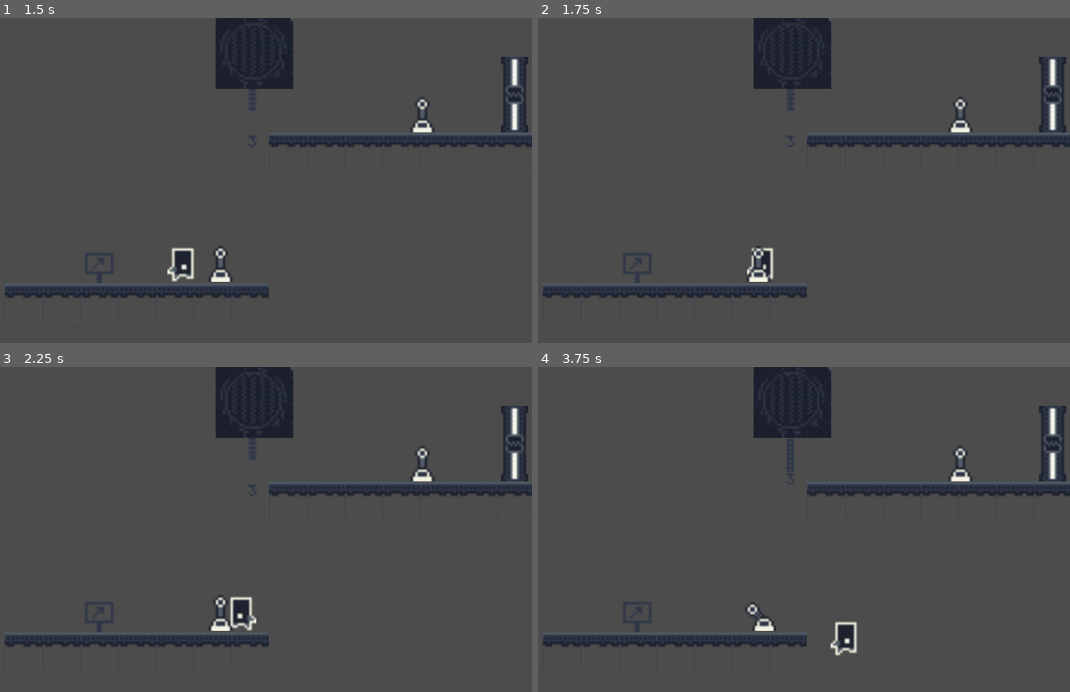
Above: before the commit, frames 1-4 (two rows, left to right).
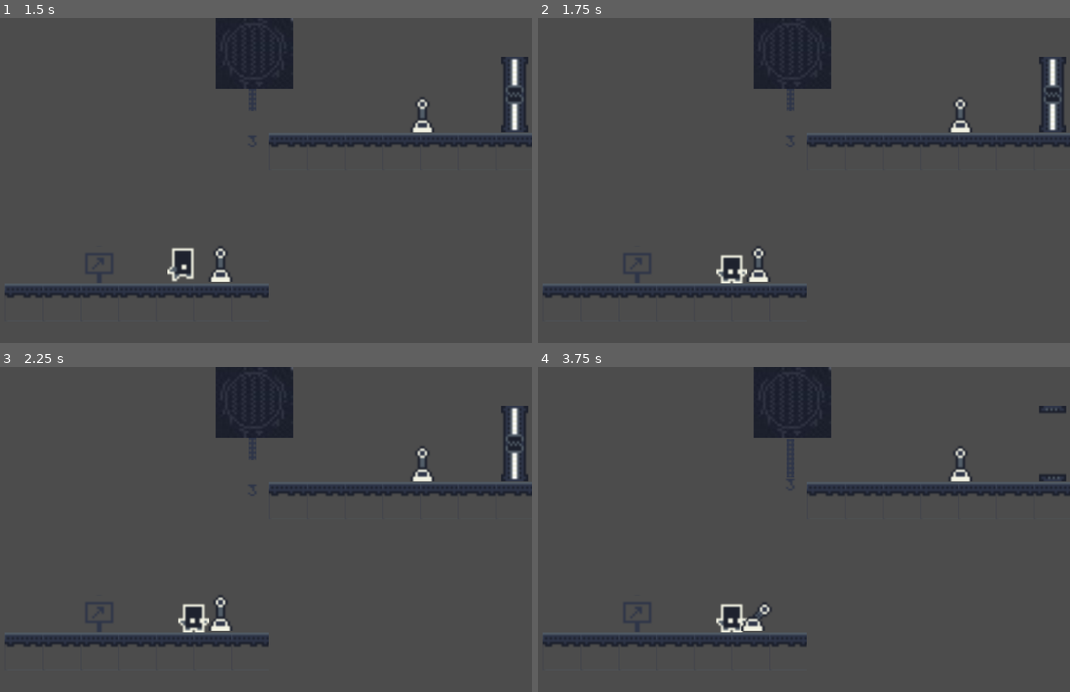
Above: after the commit, the same moments.

Repository: JuanG10/minion3
Game: Godot game, scene res://escenas/niveles/Tutorial_mecanicas_basicas.tscn
Same seed, same stepped clock (60 frames per second), same inputs: the game is played once before the commit and once after it. The project has no main scene, so this scene is started directly.
Inputs:
- Up to frame 1 (1.5 s): hold Right (ui_right) from 0.53 s (still down); tap X (bajar_cadena) at 0.6 s; tap Up (ui_up) at 0.77 s; tap Z (subir_cadena) at 0.8, 1.35 s
- Up to frame 2 (1.75 s): keep holding Right (ui_right); tap Up (ui_up) at 1.52 s; tap Tab (ui_focus_next) at 1.55 s
- Up to frame 3 (2.25 s): release Right (ui_right) at 2.03 s; hold Left (ui_left) from 2.03 s (still down); tap Tab (ui_focus_next) at 2.1 s
- Up to frame 4 (3.75 s): tap X (bajar_cadena) at 2.3, 3.6 s; release Left (ui_left) at 2.78 s; hold Right (ui_right) from 2.78 s (still down); tap V (abrir_puerta) at 2.85 s; tap Up (ui_up) at 3.02 s; tap Z (subir_cadena) at 3.05 s

Frame 1 is identical in both runs. In frame 2, 0.6% of the frame differs, in the area x 33-45%, y 70-82%; in frame 3, 0.8%; in frame 4, 1.8%, in the area x 33-99%, y 12-89%.
Error after the commit: Invalid get index '1' (on base: 'Array'). (res://scripts/main_script.gd:22)

Commit message:
enMedioDelDebug

Diff:
--- a/escenas/niveles/Tutorial clones.tscn
+++ b/escenas/niveles/Tutorial clones.tscn
@@ -1,8 +1,9 @@
-[gd_scene load_steps=13 format=2]
+[gd_scene load_steps=14 format=2]
 
 [ext_resource path="res://sprites/nuestrosSprites.png" type="Texture" id=1]
 [ext_resource path="res://escenas/objetos/Jugador.tscn" type="PackedScene" id=2]
 [ext_resource path="res://escenas/objetos/Robot.tscn" type="PackedScene" id=3]
+[ext_resource path="res://scripts/main_script.gd" type="Script" id=4]
 
 [sub_resource type="ConvexPolygonShape2D" id=1]
 points = PoolVector2Array( 0, 0, 16, 0, 16, 4.51554, 0, 4.51554 )
@@ -332,6 +333,7 @@
 18/z_index = 0
 
 [node name="Main" type="Node"]
+script = ExtResource( 4 )
 
 [node name="Camera2D" type="Camera2D" parent="."]
 position = Vector2( 153.053, -18.2025 )
--- a/escenas/niveles/Tutorial_mecanicas_basicas.tscn
+++ b/escenas/niveles/Tutorial_mecanicas_basicas.tscn
@@ -1,9 +1,10 @@
-[gd_scene load_steps=15 format=2]
+[gd_scene load_steps=16 format=2]
 
 [ext_resource path="res://sprites/nuestrosSprites.png" type="Texture" id=1]
 [ext_resource path="res://escenas/objetos/Jugador.tscn" type="PackedScene" id=2]
 [ext_resource path="res://escenas/objetos/CadenaYGancho.tscn" type="PackedScene" id=3]
 [ext_resource path="res://escenas/objetos/Puerta.tscn" type="PackedScene" id=4]
+[ext_resource path="res://scripts/main_script.gd" type="Script" id=5]
 [ext_resource path="res://escenas/objetos/Palanca.tscn" type="PackedScene" id=6]
 
 [sub_resource type="ConvexPolygonShape2D" id=1]
@@ -334,6 +335,7 @@
 18/z_index = 0
 
 [node name="Main" type="Node"]
+script = ExtResource( 5 )
 
 [node name="TileMap" type="TileMap" parent="."]
 tile_set = SubResource( 9 )
--- a/scripts/Cadena.gd
+++ b/scripts/Cadena.gd
@@ -19,13 +19,13 @@
 		subirBajar()
 		velocidad += 10
 		bajar_cadena -= 1
-		jugador.can_climb_up(position.y)
+		jugador.can_climb_up()
 	if subir_cadena > 0 && esta_subiendo:
 		subirBajar()
 		velocidad -= 10
 		bajar_cadena += 1
 		subir_cadena -= 1
-		jugador.can_climb_up(position.y)
+		jugador.can_climb_up()
 
 func activar():
 	region_rect = Rect2(0,0,region_rect.size.x, aceleracion)
--- a/scripts/gancho_area.gd
+++ b/scripts/gancho_area.gd
@@ -1,9 +1,9 @@
 extends Area2D
 
 func _on_jugador_area_body_entered(body):
-	if body.get_name() == "Jugador":
+	if body.name == "Jugador":
 		body.can_climb = true
 
 func _on_jugador_area_body_exited(body):
-	if body.get_name() == "Jugador":
+	if body.name == "Jugador":
 		body.can_climb = false
--- a/scripts/jugador.gd
+++ b/scripts/jugador.gd
@@ -1,30 +1,44 @@
 extends KinematicBody2D
 
-var speed = 100
+# Variables internas.
+const speed = 100
 var velocity = Vector2()
-
-onready var player_spr = $character_col/character_spr
-
 var can_climb = false
 
+# Obtención de otros Nodos.
+onready var player_spr = $character_col/character_spr
+onready var main = get_parent()
+
+# Relacionado al control.
+var control_switch = false
+var position_in_main
+
 func _ready():
+	initialize_character()
 	player_spr.play("idle")
 
 func _physics_process(delta):
 	get_input()
 	move_and_slide(velocity)
 
-func get_input(): # Obtiene el input para moverse.
-	velocity = Vector2()
-	if !is_on_floor() && !can_climb:
-		velocity.y += 1
-	if Input.is_action_pressed('ui_right'):
-		_move_left()
-	if Input.is_action_pressed('ui_left'):
-		_move_right()
-	if _input_release():
-		player_spr.play("idle")
-	velocity = velocity.normalized() * speed
+func initialize_character(): # Asigna el control inicial de los personajes.
+	if name == "Jugador": # El primero en ser controlado debe ser el jugador.
+		control_switch = true
+	position_in_main = main.append_and_return_position(name, control_switch)
+
+func get_input(): # Obtiene el input para moverse o caer.
+	if control_switch:
+		velocity = Vector2()
+		if !is_on_floor() && !can_climb:
+			velocity.y += 1
+		if Input.is_action_pressed('ui_right'):
+			_move_left()
+		if Input.is_action_pressed('ui_left'):
+			_move_right()
+		if _input_release():
+			player_spr.play("idle")
+		change_control_to_next()
+		velocity = velocity.normalized() * speed
 
 func _input_release(): # Chequea si se sueltan teclas direccionales.
 	return Input.is_action_just_released("ui_right") or Input.is_action_just_released("ui_left") or Input.is_action_just_released("ui_up")
@@ -39,6 +53,13 @@
 	player_spr.play("movimiento_horizontal")
 	player_spr.flip_h = true
 
-func can_climb_up(cadena_pos):
+func change_control_to_next(): # Cambia de personaje si se pulsa Tab.
+	if Input.is_action_just_pressed("ui_focus_next") && control_switch:
+		control_switch = false
+		main.change_control(position_in_main)
+		velocity = Vector2() # Detiene al personaje.
+		player_spr.play("idle")
+
+func can_climb_up():
 	if Input.is_action_pressed("ui_up") && can_climb:
 		position.y -= 1
--- /dev/null
+++ b/scripts/main_script.gd
@@ -0,0 +1,34 @@
+extends Node
+
+const name_pos = 0 # Posición de los nombres de los nodos dentro de la matriz
+const control_pos = 1 # Lo mismo que name_pos pero con los valores de verdad
+
+var temp_arr
+var controllable_characters = []
+var next_in_main
+
+func append_and_return_position(character_name, character_bool):
+	# Agrega el nombre y booleano del personaje que llamó a la función
+	# y devuelve la posición del mismo para que la pueda cambiar después.
+	temp_arr = [character_name, character_bool] # Para hacer una matriz.
+	controllable_characters.append(temp_arr)
+	return controllable_characters.size() - 1
+
+func change_control(position_in_arr):
+	# Toma al siguiente en la lista y le cambia su switch de control.
+	print("Entra en main: ", controllable_characters)
+	controllable_characters[position_in_arr][control_pos] = false
+	_select_next(position_in_arr)
+	print("Despues del select_next ", controllable_characters[position_in_arr], controllable_characters[position_in_arr + 1])
+	next_in_main[control_pos] = true
+	get_node(next_in_main[name_pos]).control_switch = true
+
+func _select_next(position_in_arr):
+	print("Entra en select_next: ", controllable_characters, " ", position_in_arr, " ", controllable_characters.size())
+	if position_in_arr + 1 == controllable_characters.size():
+		print("Entra if: ", controllable_characters[position_in_arr])
+		next_in_main = controllable_characters[0]
+	else:
+		print("Entra else: ", controllable_characters[position_in_arr], " posicion: ", position_in_arr)
+		next_in_main = controllable_characters[position_in_arr + 1]
+		print("Cambia el siguiente: ", next_in_main)
